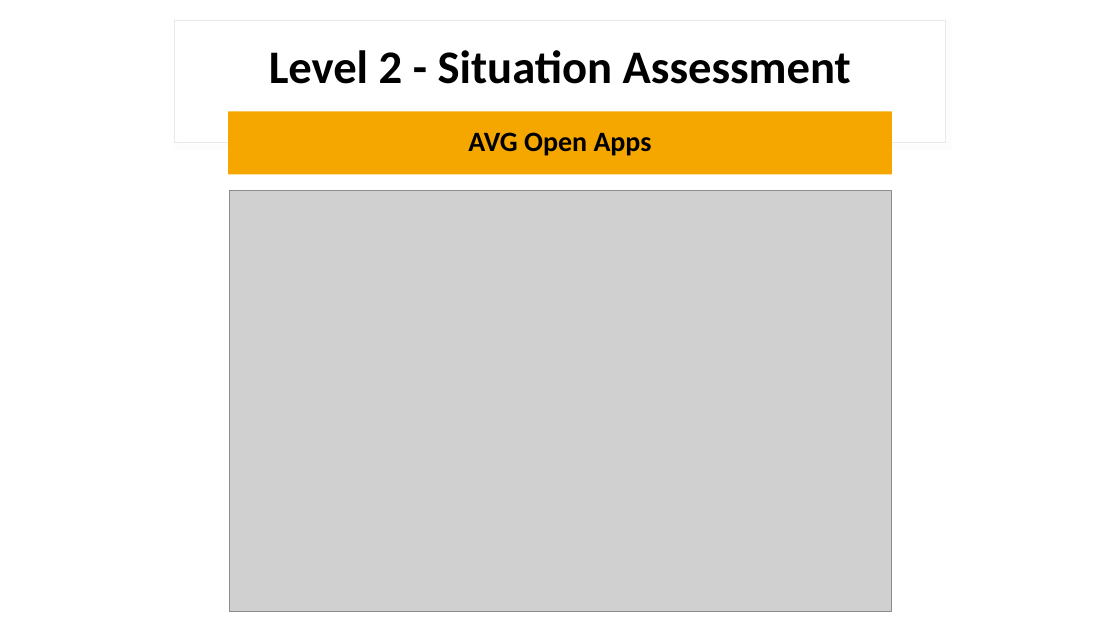
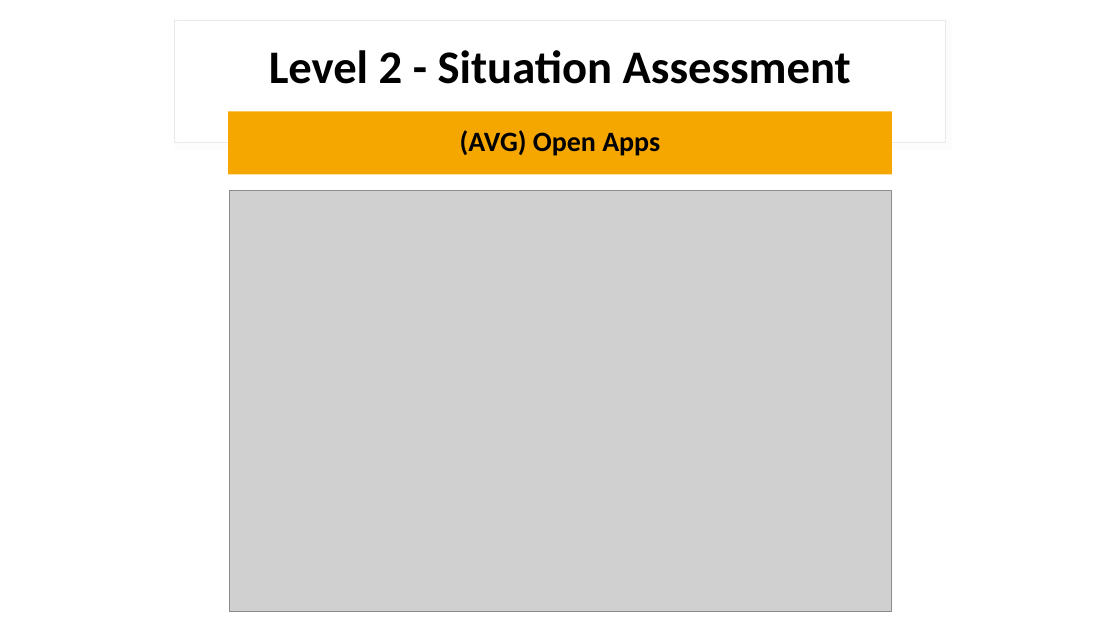
Before and after one commit to GustavoSchroeder/Assignment-Data-Prospection, a slide deck: slide 15 of Apresentação.pptx (slide 17 before the commit). Drawn at 1120x630 pixels with LibreOffice and Linux fonts; fonts in the diff are those of the drawing; grey boxes stand for pictures. Boxes give left, top, right and bottom in pixels: in the first picture for what was removed or moved away, otherwise in the second. Text is boxed around its words. In the diff, an @@ line names an element or a change of style, - is before the commit and + after.

```diff
--- a/Apresentação.pptx
+++ b/Apresentação.pptx
@@ text at bbox=[460, 130, 660, 156]: text changed @@
-AVG Open Apps
+(AVG) Open Apps
```
Also in this commit, not shown: 6 other slides changed, 2 slides removed, 3 other files.
